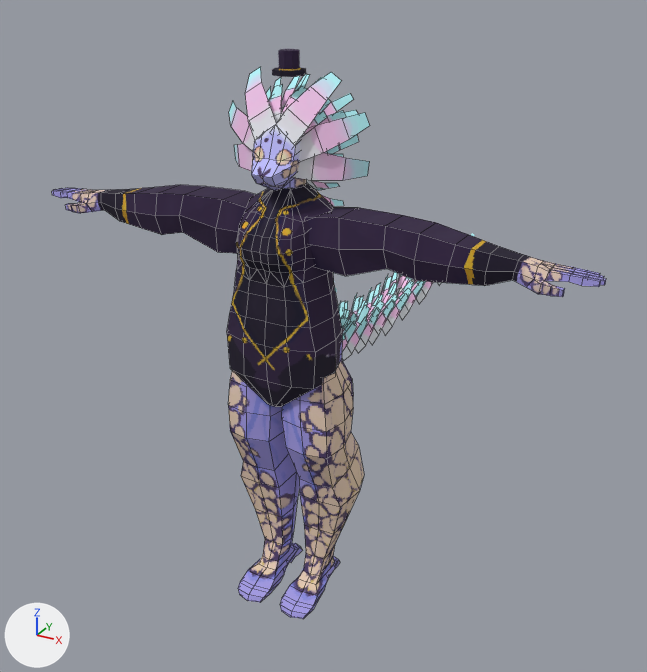
Two versions of the Blender file Avatar/Model/vtubernewfrills.blend, one commit apart.
Both versions are drawn from a camera (50 mm lens) standing at (2.91, -4.86, 4.52) and looking at (-0.33, 1.04, 1.58). Lighting does not change. The marker at lower left points along +X, +Y and +Z. Mesh edges are drawn as thin lines on the coarser meshes.

Names of what the first picture shows: 'Arms', 'Frill.002', 'Frill.003', 'Frill.006', 'Head', 'Legs', 'Torso'.
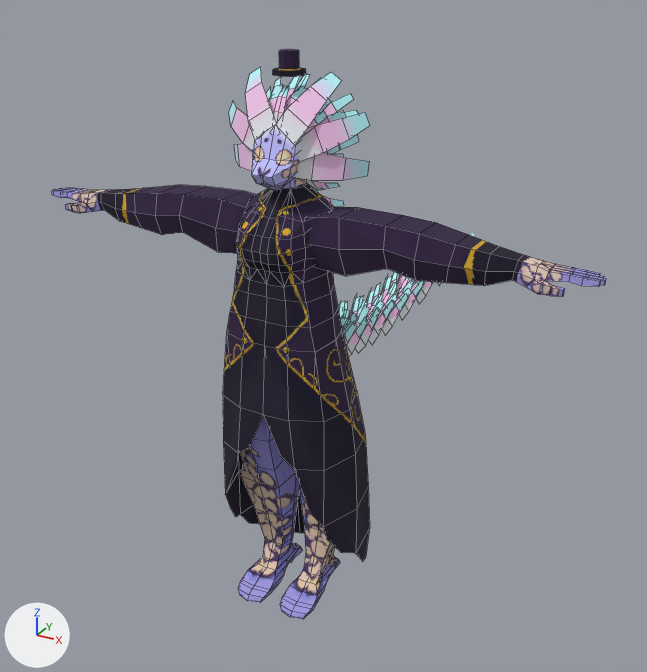
Where the change shows, as pixel boxes (x1, y1, x2, y2) in the pictures (647 x 672 px):
'Skirt', shown: after (223, 331, 370, 562)
'Frill', shown: after (274, 86, 290, 123)

The edits, one by one:
Object 'Skirt' (ob_skirt) is now shown.
Object 'Frill' (ob_frill) moves from (0.0, 0.0, 0.0) to (0.0, 0.02, 0.0).
Object 'Frill' (ob_frill) is now shown.
